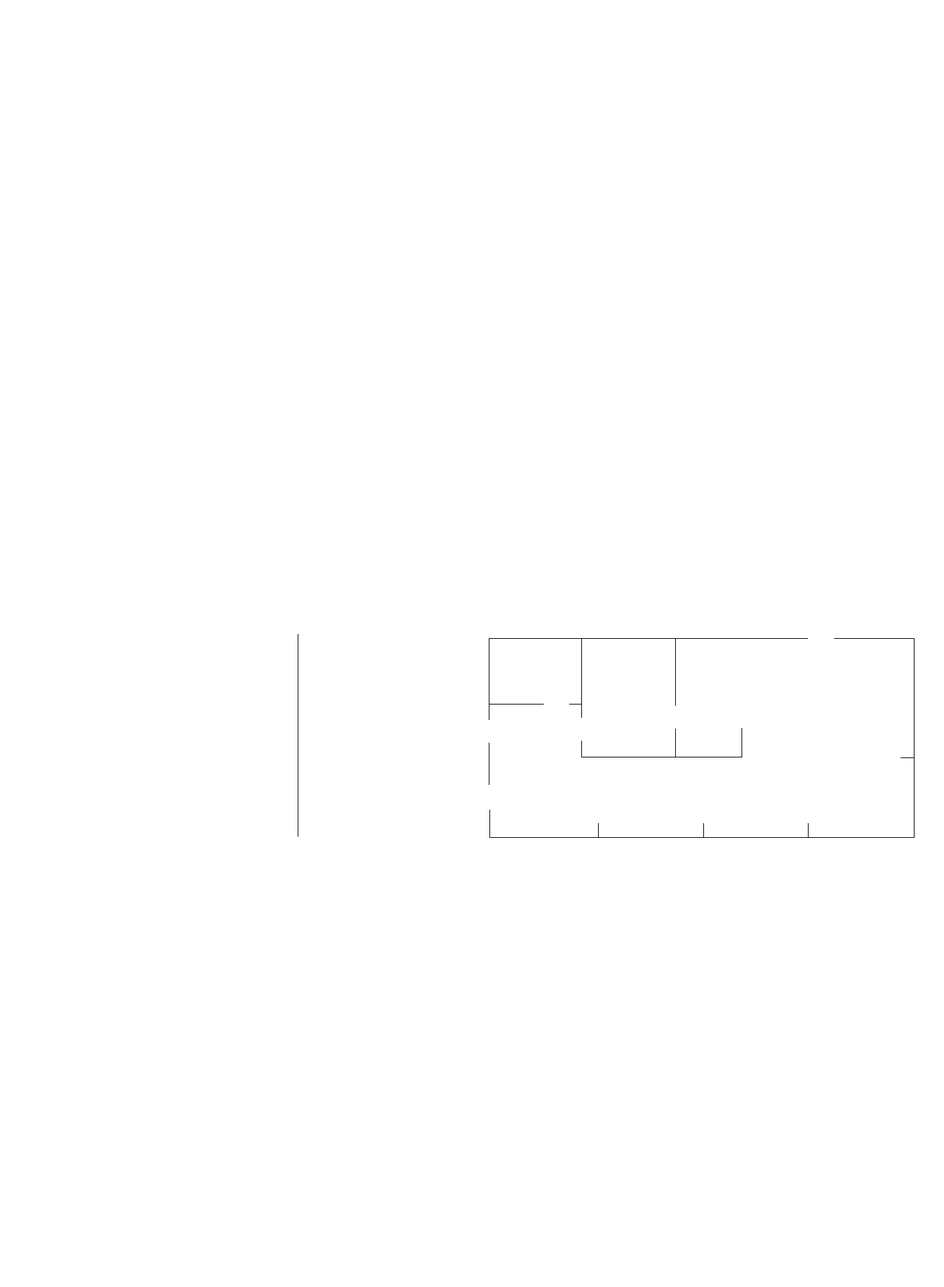
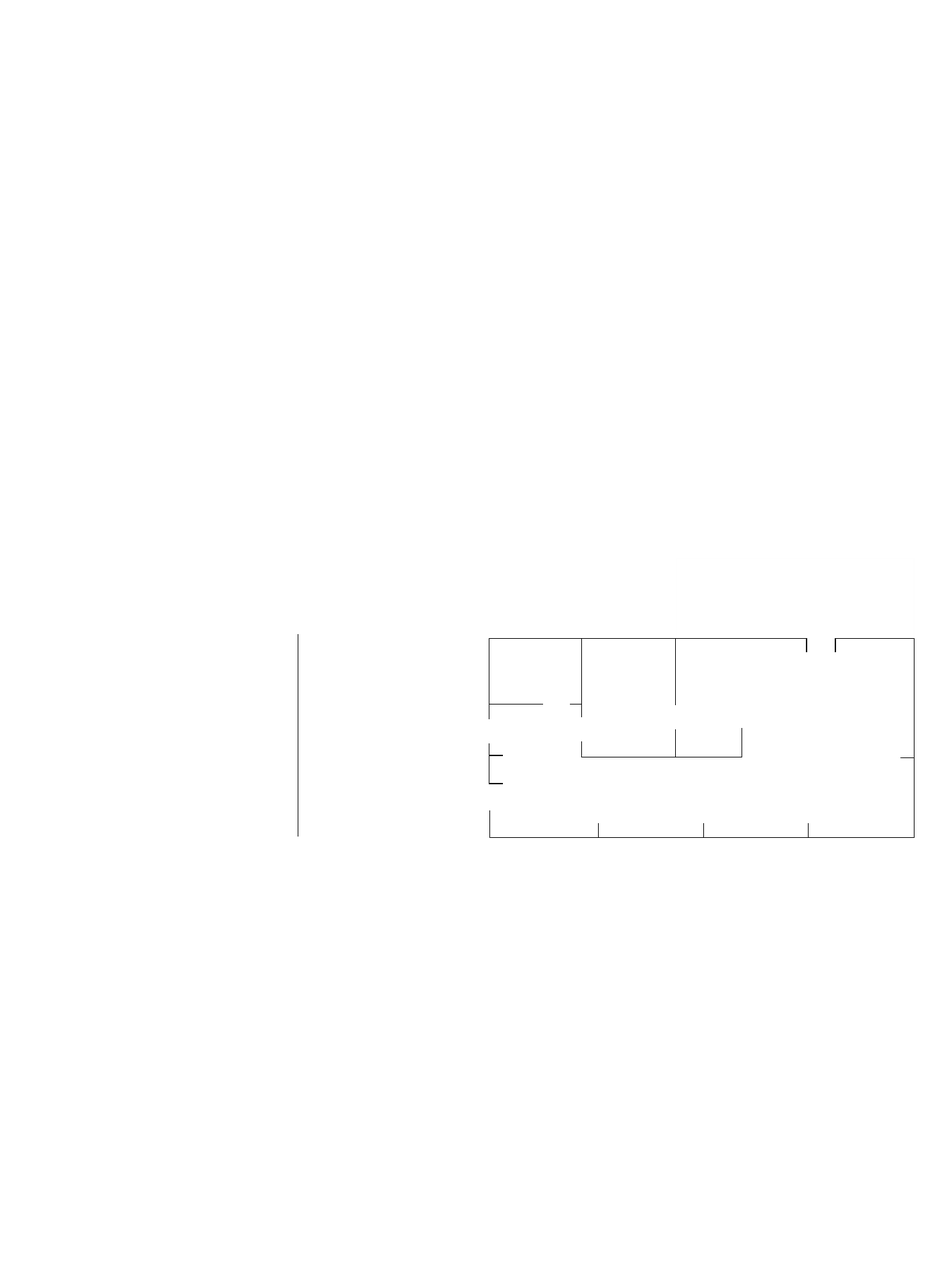
Revision of a layered 944 × 1287 image; what changed, layer by layer:
added layer "Versteviging" above "heightmap.pgm" over (489, 639, 837, 785)
painted on "heightmap.pgm" over (488, 638, 835, 811)
